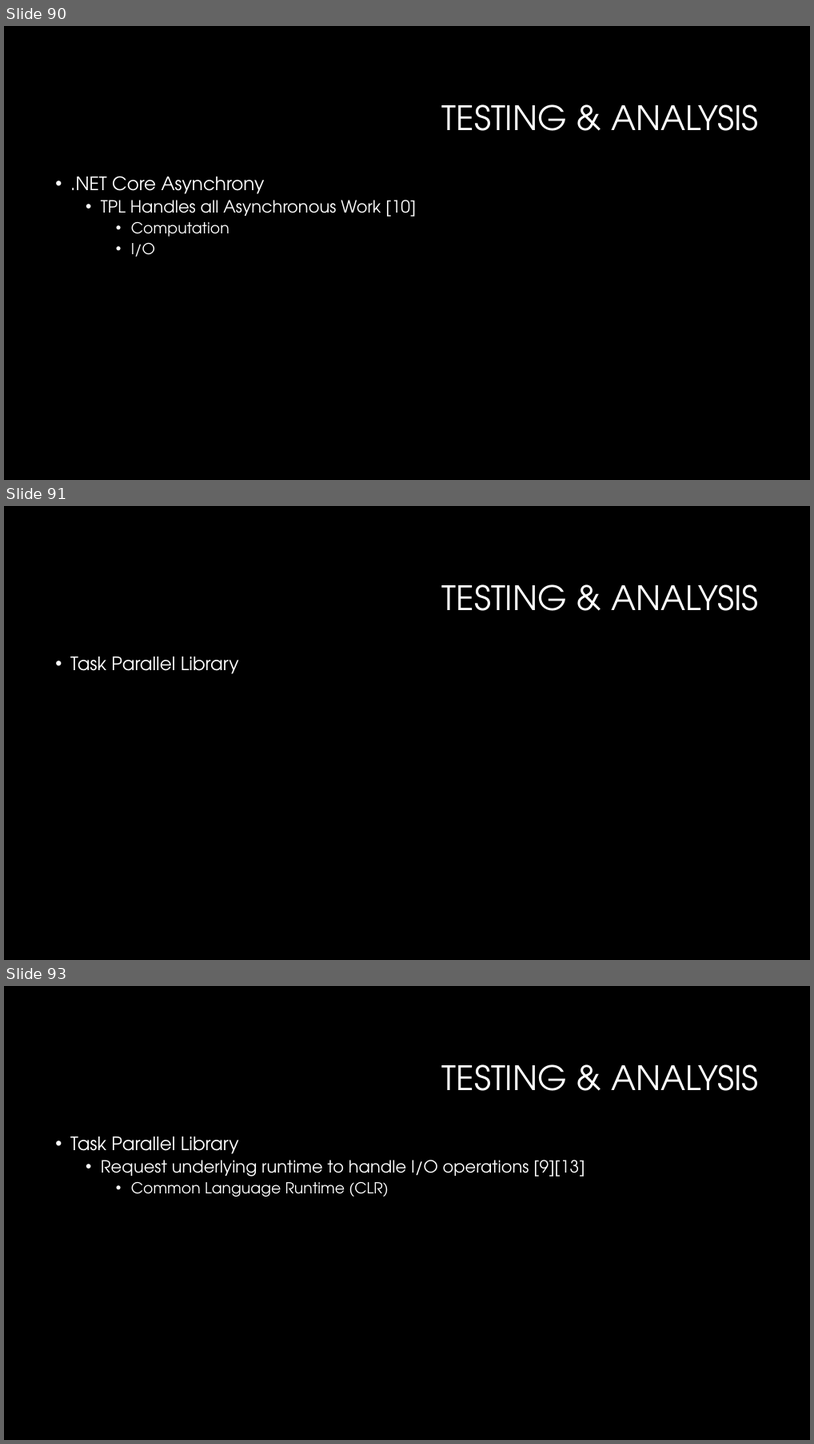
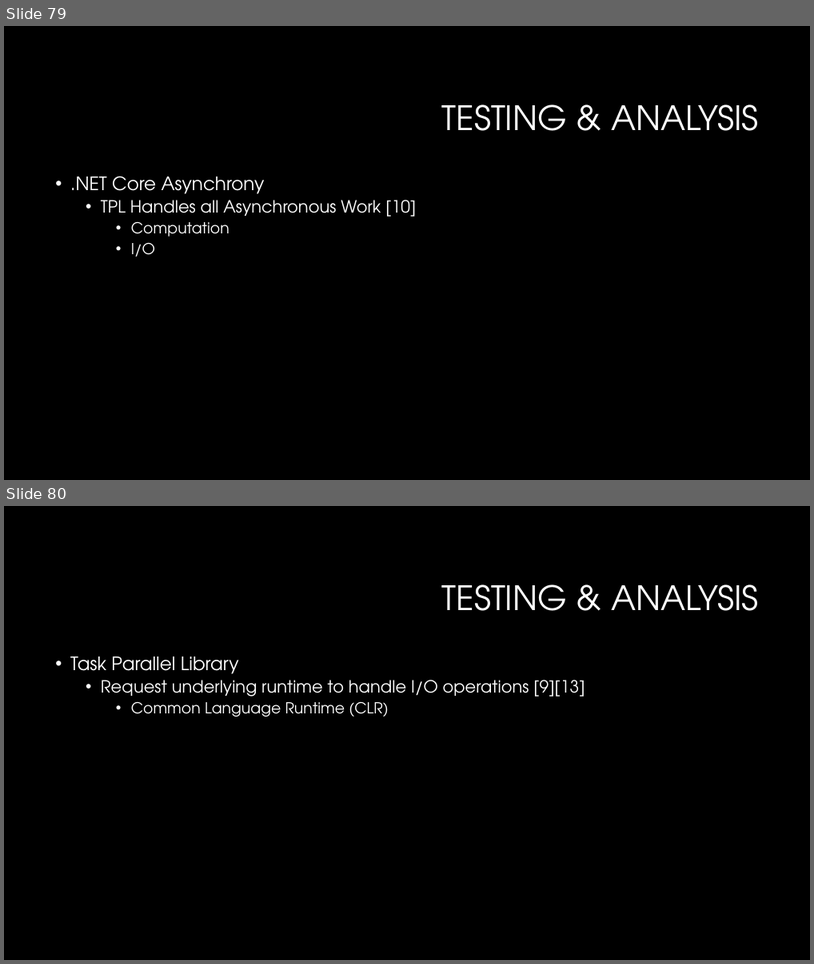
Before and after one commit to czifro-tech/instant-transmission, a slide deck: presentation/Thesis.pptx. Shown one above the other, each under a label of ours: slides 90, 91 and 93 before the commit, slides 79 and 80 after it; the slides between them are not shown. The pictures are 814x1444 and 814x964 pixels, drawn with LibreOffice and Linux fonts; fonts in the diff are those of the drawing; background and template pictures are left out. Boxes give left, top, right and bottom in pixels: in the first picture for what was removed or moved away, otherwise in the second. Text is boxed around its words. In the diff, an @@ line names an element or a change of style, - is before the commit and + after.

```diff
--- a/presentation/Thesis.pptx
+++ b/presentation/Thesis.pptx
@@ slide 91 removed at box(4, 506, 810, 960), background #000000 @@
@@ title removed at box(442, 584, 758, 611) @@
-TESTING & ANALYSIS
@@ text removed at box(70, 656, 239, 674) @@
-• Task Parallel Library
@@ what was slide 90 is now slide 79 @@
@@ what was slide 93 is now slide 80 @@
```
Also in this commit, not shown: 4 slides changed, 12 other slides removed.
